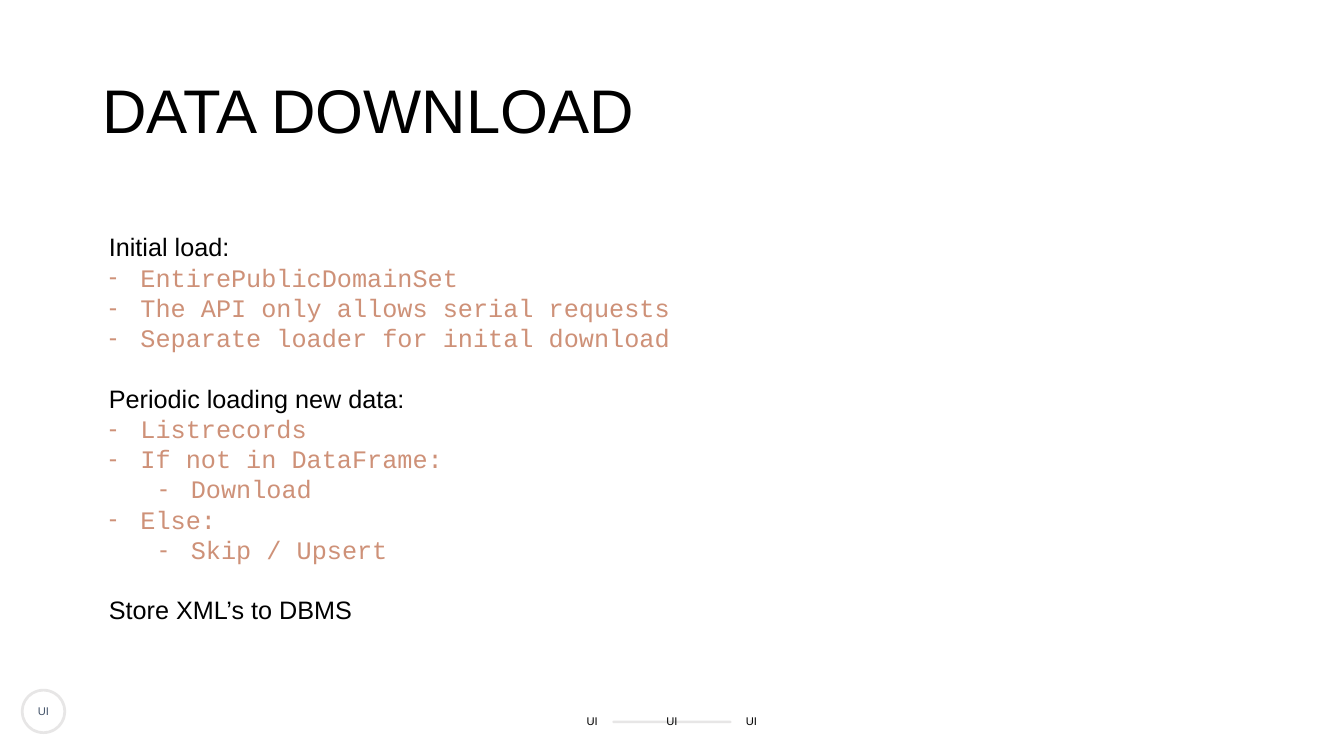
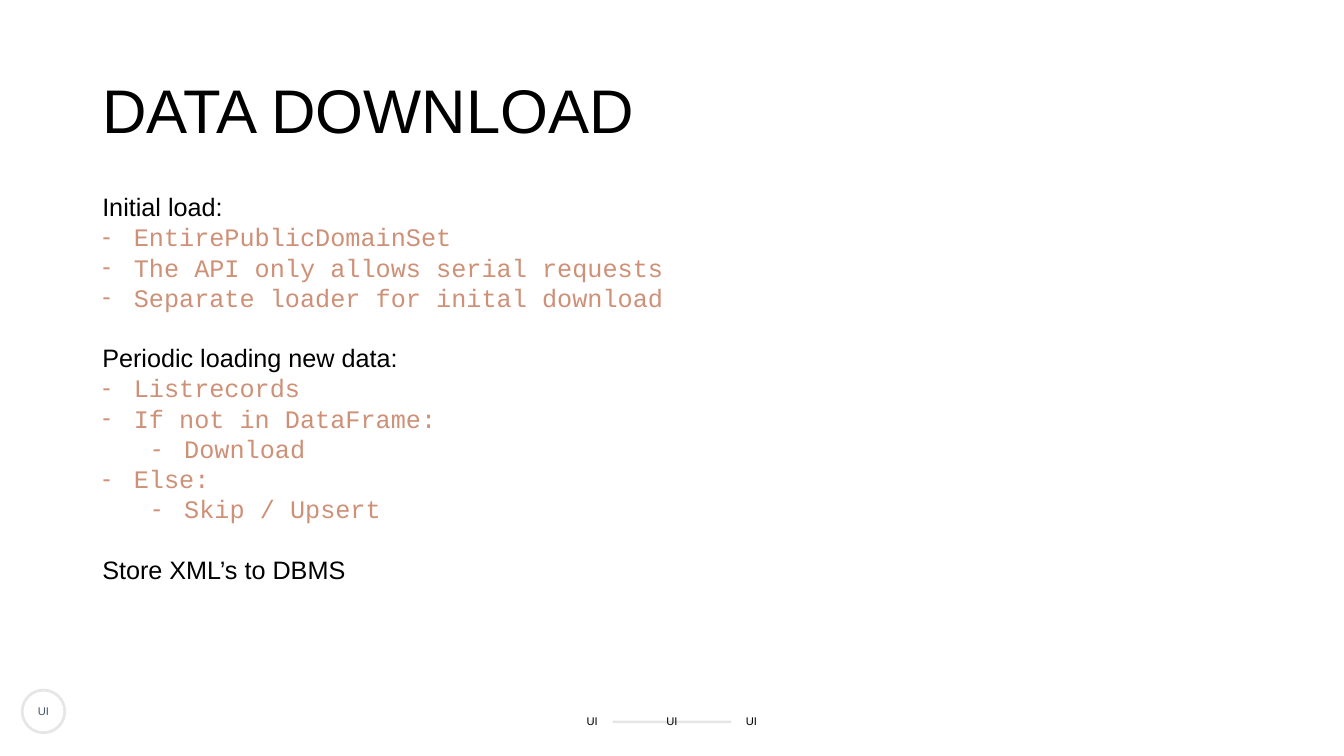
Before and after one commit to bartzwemmer/fedex, a slide deck: slide 3 of docs/Rijksmuseum_data.pptx. Drawn at 1344x756 pixels with LibreOffice and Linux fonts; fonts in the diff are those of the drawing. Boxes give left, top, right and bottom in pixels: in the first picture for what was removed or moved away, otherwise in the second. Text is boxed around its words. In the diff, an @@ line names an element or a change of style, - is before the commit and + after.

```diff
--- a/docs/Rijksmuseum_data.pptx
+++ b/docs/Rijksmuseum_data.pptx
@@ text "Initial load:": place and size @@
-text "Initial load:" at [109,237,670,620]
+text "Initial load:" at [102,197,663,580]
```
Also in this commit, not shown: 2 other slides changed, 5 slides added, 1 slide removed, 1 other file.
